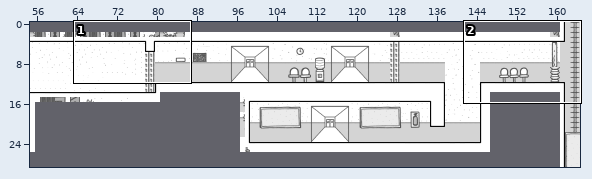
Level history. Tiled map: assets/map/tiled/level1.tmx. Above: a wide view before the commit, with the close-up outlined.
Close-up. The starting point:
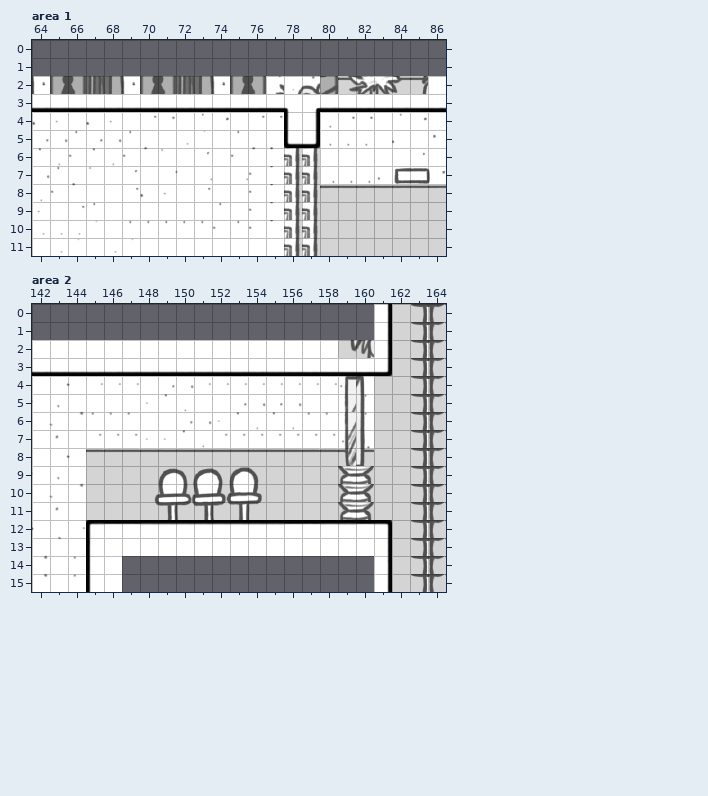
Cells are 32x32 px. Shown: area 1 x 64..86, y 0..11; area 2 x 142..164, y 0..15. The commit also changed other parts of the map, which this record leaves out.
The result:
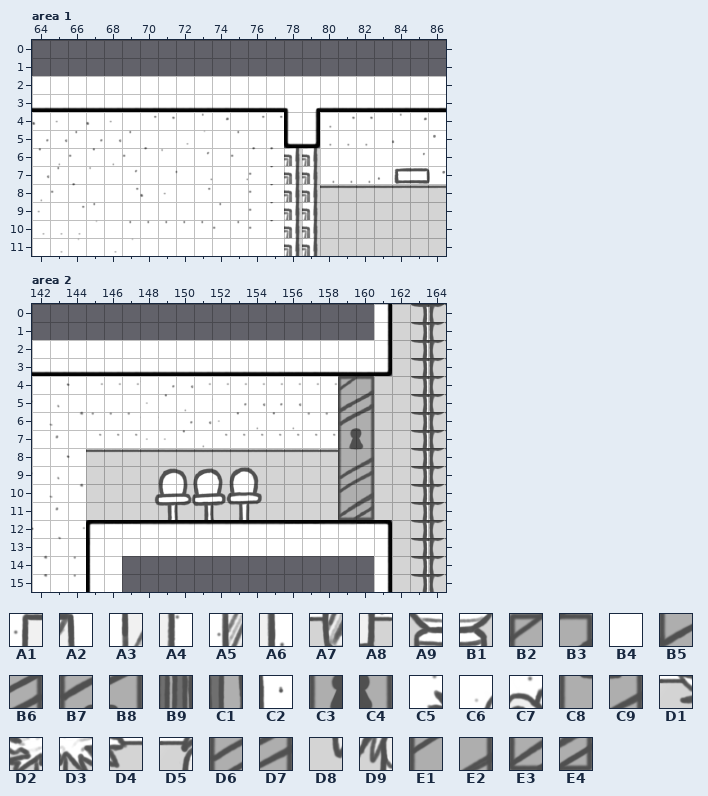
Key: from "MapTileset": A1 108, A2 115, A3 188, A4 195, A5 268, A6 275, A7 348, A8 355, A9 455, B1 456, B2 664, B3 665, B4 721, B5 744, B6 745, B7 824, B8 825, B9 901, C1 902, C2 903, C3 904, C4 905, C5 906, C6 910, C7 911, C8 984, C9 985, D1 986, D2 987, D3 988, D4 989, D5 990, D6 1064, D7 1065, D8 1070, D9 1071, E1 1144, E2 1145, E3 1224, E4 1225.
__ is an empty cell, ## one hidden under a higher layer.
Difference:
Layer "zone3/ground", area 1:
y 2: x 80..85 C9 D1 D2 D3 D4 D5 -> B4 B4 B4 B4 B4 B4
Layer "wall2/ground", area 1:
y 2: x 78..79 C6 C7 -> ## ##
Layer "wall2/wall", area 1:
y 2: x 78..79 __ __ -> B4 B4
Layer "zone2/ground", area 1:
y 2: x 64..77 C2 C3 C4 B9 C1 C2 C3 C4 B9 C1 C2 C3 C4 C5 -> B4 B4 B4 B4 B4 B4 B4 B4 B4 B4 B4 B4 B4 B4
Layer "wall4/ground", area 2:
y 2: x 159..160 D8 D9 -> B4 B4
Layer "wall4/wall", area 2:
y 4: x 159..160 A1 A2 -> B2 B3
y 5: x 159..160 A3 A4 -> B5 B6
y 6: x 159..160 A3 A4 -> B7 B8
y 7: x 159..160 A5 A6 -> C3 C4
y 8: x 159..160 A7 A8 -> C8 C9
y 9: x 159..160 A9 B1 -> D6 D7
y 10: x 159..160 A9 B1 -> E1 E2
y 11: x 159..160 A9 B1 -> E3 E4
Changed places in both close-ups, as pixel boxes (x1, y1, x2, y2):
changed: (32, 76, 428, 94)
changed: (338, 340, 374, 358)
changed: (338, 376, 374, 520)
